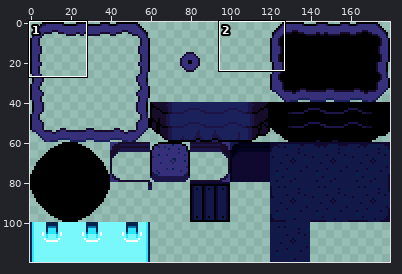
A sprite sheet gets an edit: sprites/bg_watertiles_supplement/layers/0181729e-c648-4a75-b914-66c8fae4e33a/8ff2b50c-74f5-4ca2-ae8e-3160cfb0c7d5.png. The picture above shows the old version from afar; the outline marks the close-up.
Close-up. Before:
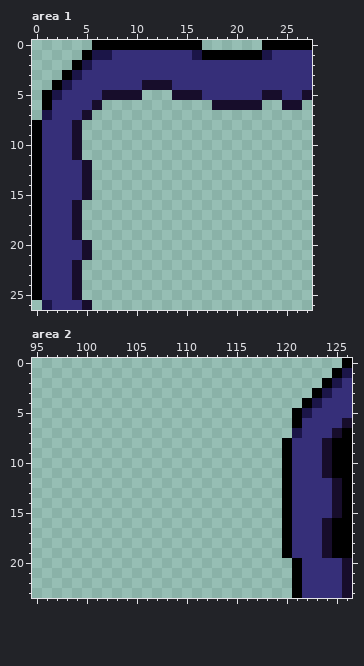
The file is 180x120 pixels. Colours within 5 levels of each other are drawn and written as one. Shown: area 1: x 0..27, y 0..26; area 2: x 95..126, y 0..23.
Now the later version:
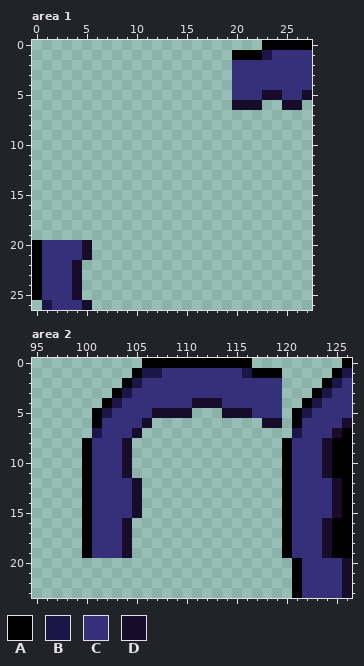
Palette (. is transparent): A #000000  B #1b1548  C #362f79  D #170d2b
Edits made:
--- area 1
@@ x 0..27 @@
- 0 ......AAAAAAAAAAA......AAAAA
- 1 .....ABBCCCCCCCCBAAAAAABCCCC
- 2 ....ABCCCCCCCCCCCCCCCCCCCCCC
- 3 ...ABCCCCCCCCCCCCCCCCCCCCCCC
- 4 ..ABCCCCCCCDDDCCCCCCCCCCCCCC
- 5 .ABCCCCDDDD...DDDCCCCCCDDCCD
- 6 .ACCCCD...........DDDDD..DD.
- 7 .BCCCD......................
- 8 ACCCD.......................
- 9 ACCCD.......................
-10 ACCCD.......................
-11 ACCCD.......................
-12 ACCCCD......................
-13 ACCCCD......................
-14 ACCCCD......................
-15 ACCCCD......................
-16 ACCCD.......................
-17 ACCCD.......................
-18 ACCCD.......................
-19 ACCCD.......................
+ 0 .......................AAAAA
+ 1 ....................AAABCCCC
+ 2 ....................CCCCCCCC
+ 3 ....................CCCCCCCC
+ 4 ....................CCCCCCCC
+ 5 ....................CCCDDCCD
+ 6 ....................DDD..DD.
+ 7 ............................
+ 8 ............................
+ 9 ............................
+10 ............................
+11 ............................
+12 ............................
+13 ............................
+14 ............................
+15 ............................
+16 ............................
+17 ............................
+18 ............................
+19 ............................
 20 ACCCCD......................
--- area 2
@@ x 95..126 @@
- 0 ...............................A
- 1 ..............................AB
- 2 .............................ABC
- 3 ............................ABCC
- 4 ...........................ABCCC
- 5 ..........................ABCCCC
- 6 ..........................ACCCCD
- 7 ..........................BCCCDA
- 8 .........................ACCCDAA
- 9 .........................ACCCDAA
-10 .........................ACCCDAA
-11 .........................ACCCDAA
-12 .........................ACCCCDA
-13 .........................ACCCCDA
-14 .........................ACCCCDA
-15 .........................ACCCCDA
-16 .........................ACCCDAA
-17 .........................ACCCDAA
-18 .........................ACCCDAA
-19 .........................ACCCDAA
+ 0 ...........AAAAAAAAAAA.........A
+ 1 ..........ABBCCCCCCCCBAAA.....AB
+ 2 .........ABCCCCCCCCCCCCCC....ABC
+ 3 ........ABCCCCCCCCCCCCCCC...ABCC
+ 4 .......ABCCCCCCCDDDCCCCCC..ABCCC
+ 5 ......ABCCCCDDDD...DDDCCC.ABCCCC
+ 6 ......ACCCCD...........DD.ACCCCD
+ 7 ......BCCCD...............BCCCDA
+ 8 .....ACCCD...............ACCCDAA
+ 9 .....ACCCD...............ACCCDAA
+10 .....ACCCD...............ACCCDAA
+11 .....ACCCD...............ACCCDAA
+12 .....ACCCCD..............ACCCCDA
+13 .....ACCCCD..............ACCCCDA
+14 .....ACCCCD..............ACCCCDA
+15 .....ACCCCD..............ACCCCDA
+16 .....ACCCD...............ACCCDAA
+17 .....ACCCD...............ACCCDAA
+18 .....ACCCD...............ACCCDAA
+19 .....ACCCD...............ACCCDAA
 20 ..........................ACCCCD
